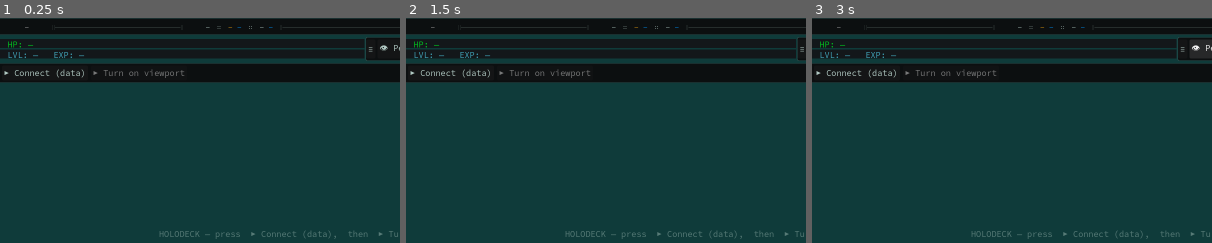
Above: before the commit, frames 1-3 (left to right).
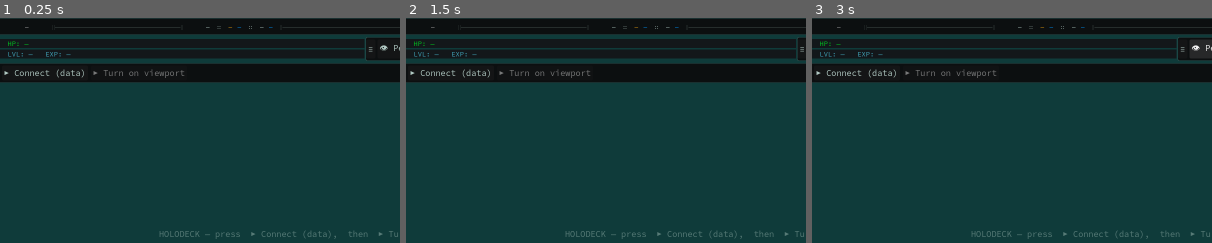
Above: after the commit, the same moments.

Repository: DazzlingDukeOfLazers/raves-of-qud
Game: Godot game, scene res://MainFrame.tscn
Same seed, same stepped clock (60 frames per second), same inputs: the game is played once before the commit and once after it. This scene is started directly instead of the project's main scene.
Inputs:
- Up to frame 1 (0.25 s): no input
- Up to frame 2 (1.5 s): click "≡" at 0.5 s; click "👁 Perceived" at 1.25 s
- Up to frame 3 (3 s): click "≡" at 2 s; click "👁 Full" at 2.75 s
The pictures show only the part of the screen within x 0-50%, y 0-50%; the shares and areas given below are measured in that part.

The runs differ from the first frame. In frame 1, 0.2% of the frame differs, in the area x 2-21%, y 10-18%; in frame 2, 0.2%; in frame 3, 0.2%.

Commit message:
Row 2: size vitals text to Qud (fixes the number drift)
The row-2 text was ~15% bigger than Qud's (cap 13 vs 11), which pushed the
numbers right of Qud even after the left edges aligned. Set the vitals font
to 0.85x body. Now cap 11-12 and the numbers land on Qud: "21" at 64, "/"
at 97, both exact — HP text 1:1 across every glyph.

Co-Authored-By: Claude Opus 4.8 <noreply@anthropic.com>

Diff:
--- a/godot/MainFrame.gd
+++ b/godot/MainFrame.gd
@@ -634,11 +634,15 @@
 	vitals.add_theme_constant_override("separation", 3)
 	vitals.mouse_filter = Control.MOUSE_FILTER_IGNORE
 
+	# Qud's vitals text is ~15% smaller than our default body — sized to match (cap ~11px vs Qud's 11).
+	var vfs := int(round(UiFont.px(get_viewport(), "body") * 0.85))
 	_l_hp = _text("HP: —", COL_HP)
+	_l_hp.add_theme_font_size_override("font_size", vfs)
 	_bar_hp = _bar(0, 1, COL_HP)
 	vitals.add_child(_vitals_row(_l_hp, _bar_hp))
 
 	_l_exp = _text("LVL: —   EXP: —", COL_EXP)
+	_l_exp.add_theme_font_size_override("font_size", vfs)
 	_bar_exp = _bar(0, 1, COL_EXP)
 	vitals.add_child(_vitals_row(_l_exp, _bar_exp))
 	h.add_child(vitals)
